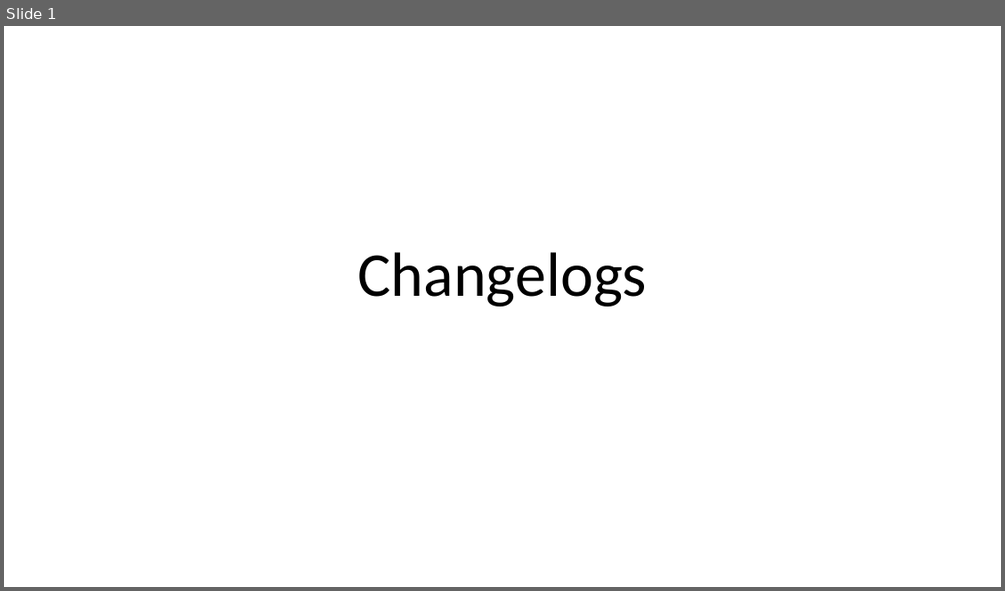
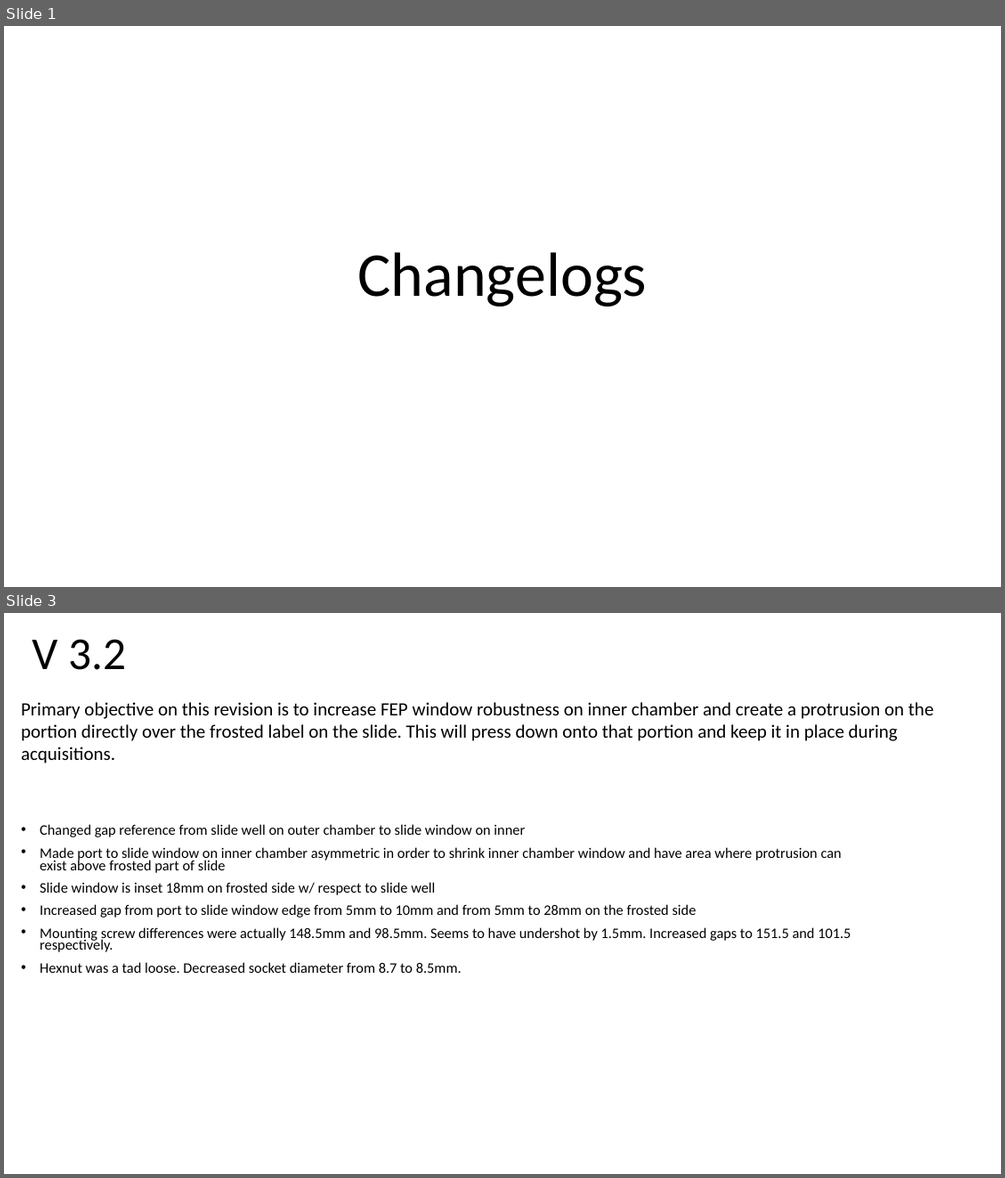
Before and after one commit to mdanderson03/SpectrePlex, a slide deck: 3D model/version logs and observations/Changelogs for Chamber for AutoCIF.pptx. Shown one above the other, each under a label of ours: slide 1 before the commit, slides 1 and 3 after it; the slides between them are not shown. The pictures are 1005x591 and 1005x1178 pixels, drawn with LibreOffice and Linux fonts; fonts in the diff are those of the drawing. Boxes give left, top, right and bottom in pixels: in the first picture for what was removed or moved away, otherwise in the second. Text is boxed around its words. In the diff, an @@ line names an element or a change of style, - is before the commit and + after.

Commit message:
V3.3 chamber
Made V3.3 chamber with updated logs and 3D print file.

```diff
--- a/3D model/version logs and observations/Changelogs for Chamber for AutoCIF.pptx
+++ b/3D model/version logs and observations/Changelogs for Chamber for AutoCIF.pptx
@@ slide 3 added at [4,613,1001,1174], background #FFFFFF @@
@@ title added at [32,639,126,670], 44 pt, text #000000 @@
+V 3.2
@@ text added at [21,702,933,763], 18 pt, text #000000 @@
+Primary objective on this revision is to increase FEP window robustness on inner chamber and create a protrusion on the portion directly over the frosted label on the slide. This will press down onto that portion and keep it in place during acquisitions.
@@ text added at [40,824,850,973], 14 pt, text #000000 @@
+• Changed gap reference from slide well on outer chamber to slide window on inner
+• Made port to slide window on inner chamber asymmetric in order to shrink inner chamber window and have area where protrusion can exist above frosted part of slide
+• Slide window is inset 18mm on frosted side w/ respect to slide well
+• Increased gap from port to slide window edge from 5mm to 10mm and from 5mm to 28mm on the frosted side
+• Mounting screw differences were actually 148.5mm and 98.5mm. Seems to have undershot by 1.5mm. Increased gaps to 151.5 and 101.5 respectively.
+• Hexnut was a tad loose. Decreased socket diameter from 8.7 to 8.5mm.
```
Also in this commit, not shown: 1 slide changed, 1 other slide added, 2 slides removed, 13 other files.
